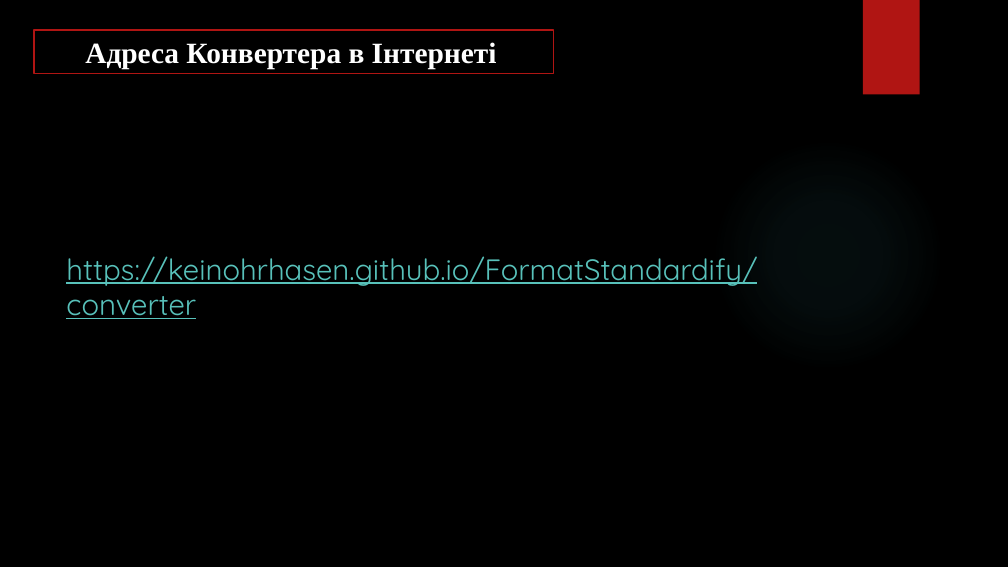
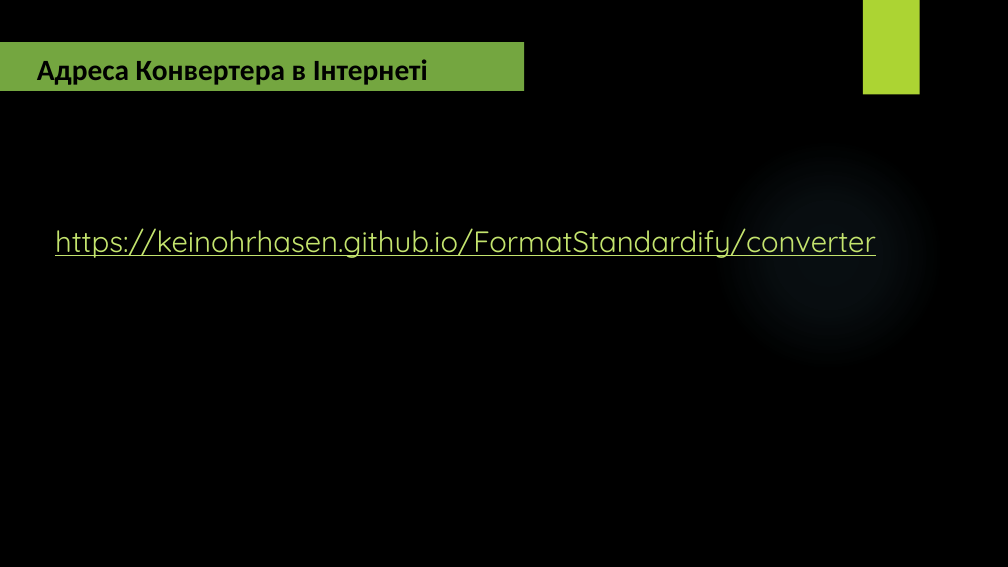
Before and after one commit to KeinOhrHasen/FormatStandardify, a slide deck: slide 11 of files/Doc/main.pptx (slide 10 before the commit). Drawn at 1008x567 pixels with LibreOffice and Linux fonts; fonts in the diff are those of the drawing; background and template pictures are left out. Boxes give left, top, right and bottom in pixels: in the first picture for what was removed or moved away, otherwise in the second. Text is boxed around its words. In the diff, an @@ line names an element or a change of style, - is before the commit and + after.

```diff
--- a/files/Doc/main.pptx
+++ b/files/Doc/main.pptx
@@ rectangle at (x1=863, y1=0, x2=920, y2=95): fill #B01513 to #ACD433 @@
@@ rectangle "Адреса Конвертера в Інтернеті" resized from (x1=34, y1=30, x2=554, y2=73) to (x1=0, y1=42, x2=524, y2=91) @@
@@ rectangle "Адреса Конвертера в Інтернеті" at (x1=0, y1=42, x2=524, y2=91): font Times New Roman to Calibri, text colour #FFFFFF to #000000; alignment left to justified; indent changed; line spacing 1 to 1.15; fill #000000 at 50% opacity to #92D050 at 80% opacity; outline #B01513 1.5 pt to none @@
@@ ellipse at (x1=712, y1=138, x2=944, y2=371): fill gradient #50B9C1 to gradient #7AC4F0 @@
@@ text "https://keinohrhasen.github.io/FormatStandardify/converter" moved from (x1=66, y1=256, x2=757, y2=319) to (x1=55, y1=228, x2=876, y2=258) @@
@@ text "https://keinohrhasen.github.io/FormatStandardify/converter" at (x1=55, y1=228, x2=876, y2=258): text colour #58C1BA to #C4E46E @@
```
Also in this commit, not shown: 9 other slides changed, 5 slides added, 2 slides removed.
